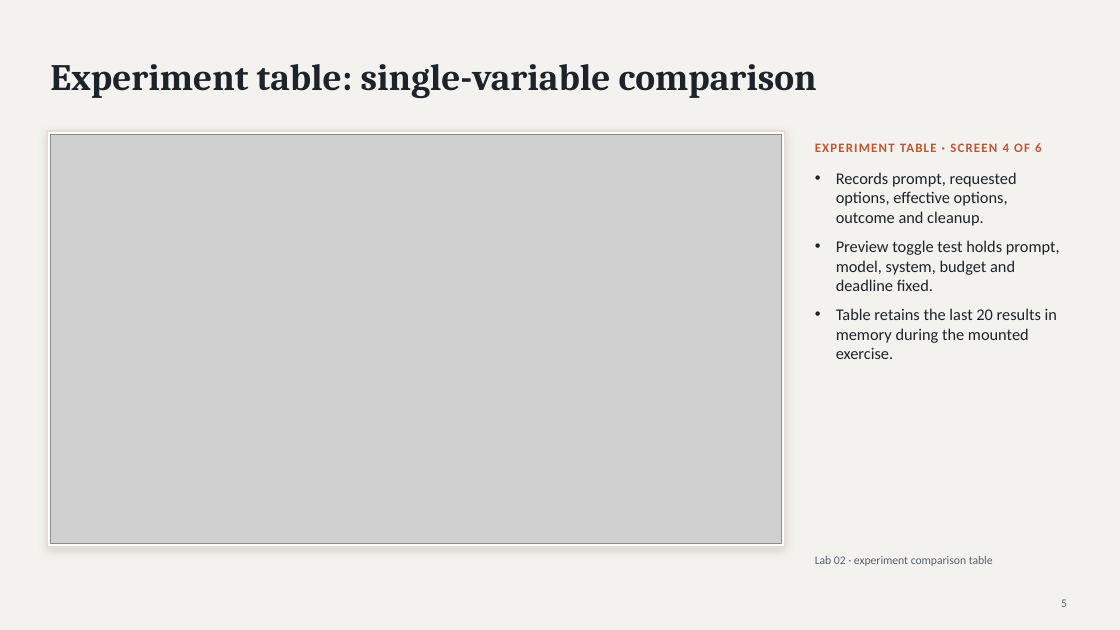
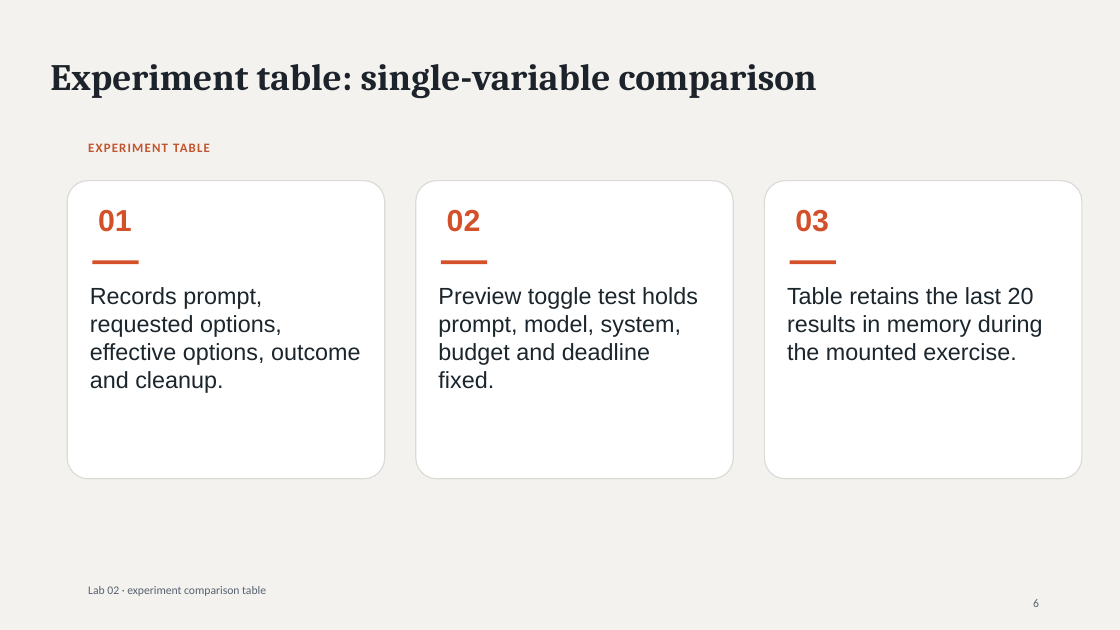
Before and after one commit to luiscoco/Udemy-claude-managed-agents-Lab-75, a slide deck: slide 6 of presentations/lab02/output/Lab02-Claude-Managed-Agents-Session-Options.pptx (slide 5 before the commit). Drawn at 1120x630 pixels with LibreOffice and Linux fonts; fonts in the diff are those of the drawing; grey boxes stand for pictures. Boxes give left, top, right and bottom in pixels: in the first picture for what was removed or moved away, otherwise in the second. Text is boxed around its words. In the diff, an @@ line names an element or a change of style, - is before the commit and + after.

```diff
--- a/presentations/lab02/output/Lab02-Claude-Managed-Agents-Session-Options.pptx
+++ b/presentations/lab02/output/Lab02-Claude-Managed-Agents-Session-Options.pptx
@@ rectangle removed at [47, 131, 785, 547] @@
@@ picture removed at [50, 134, 781, 544] @@
@@ text at [88, 143, 210, 152]: text changed @@
-EXPERIMENT TABLE · SCREEN 4 OF 6
+EXPERIMENT TABLE
@@ text at [836, 172, 1060, 291]: paragraphs removed @@
-• Records prompt, requested options, effective options, outcome and cleanup.
-• Preview toggle test holds prompt, model, system, budget and deadline fixed.
@@ rounded rectangle added at [67, 181, 385, 479], fill #FFFFFF, outline #DADBD7 1 pt @@
@@ rounded rectangle added at [416, 181, 734, 479], fill #FFFFFF, outline #DADBD7 1 pt @@
@@ rounded rectangle added at [765, 181, 1082, 479], fill #FFFFFF, outline #DADBD7 1 pt @@
@@ text added at [98, 210, 132, 232], 26 pt, text #D45029, bold @@
+01
@@ text added at [447, 210, 481, 232], 26 pt, text #D45029, bold @@
+02
@@ text added at [795, 210, 829, 232], 26 pt, text #D45029, bold @@
+03
@@ rectangle added at [92, 260, 139, 264], fill #D45029 @@
@@ rectangle added at [441, 260, 487, 264], fill #D45029 @@
@@ rectangle added at [790, 260, 836, 264], fill #D45029 @@
@@ text added at [90, 287, 361, 393], 20 pt, text #1B252C @@
+Records prompt, requested options, effective options, outcome and cleanup.
@@ text added at [438, 287, 698, 389], 20 pt, text #1B252C @@
+Preview toggle test holds prompt, model, system, budget and deadline fixed.
@@ text "Table retains the last 20 ...": place and size @@
-text "Table retains the last 20 ..." at [836, 172, 1060, 359]
+text "Table retains the last 20 ..." at [787, 287, 1043, 361]
@@ text "Table retains the last 20 ..." at [787, 287, 1043, 361]: size 14 to 20 pt, font Calibri to Arial, text colour #1D232A to #1B252C; bullet • to none; less space between paragraphs @@
@@ text "Lab 02 · experiment comparison ...": place and size @@
-text "Lab 02 · experiment comparison ..." at [815, 556, 993, 566]
+text "Lab 02 · experiment comparison ..." at [88, 586, 266, 596]
@@ text at [1033, 599, 1039, 607]: text changed @@
-5
+6
```
Also in this commit, not shown: 21 other slides changed, 4 slides added, 4 other files.
